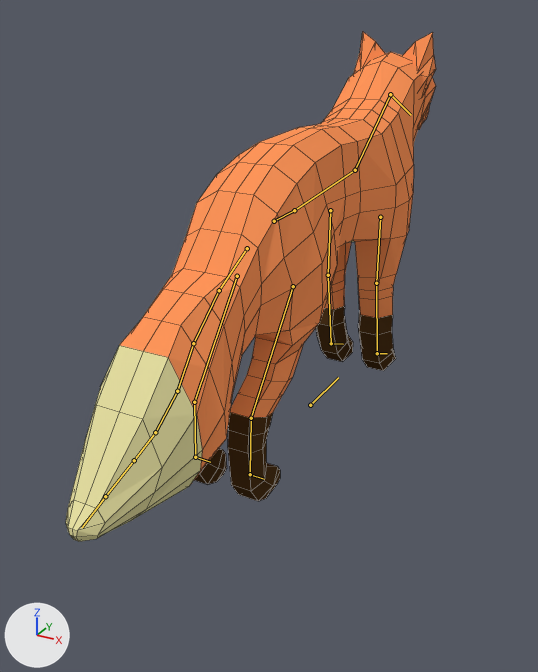
A saved change to the Blender file Assets/Models/Entities/fox.blend.
Rendered twice from a 50 mm lens placed at (4.05, -8.6, 5.25), pointed at (-0.11, -1.04, 1.47). The axes (+X, +Y, +Z) are drawn at lower left. The lights are the same throughout. The bones that bend it are drawn over the model as lines. Mesh edges are drawn as thin lines.

Objects in the first picture: 'Fox'.
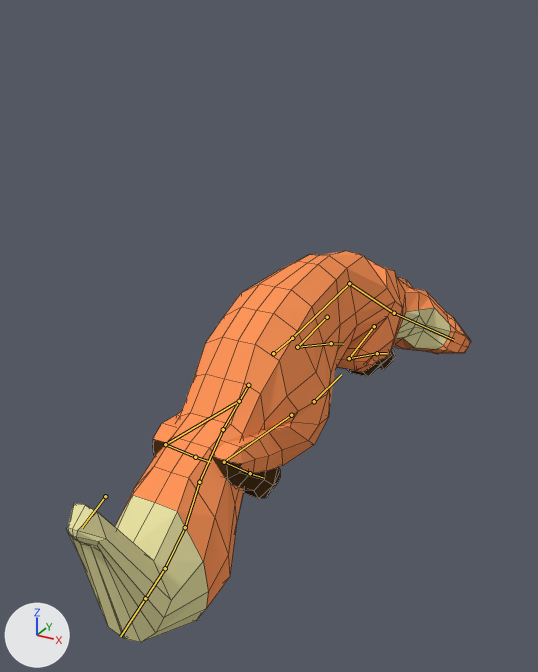
The newer file adds an action. The first version stands in its rest pose; the second is drawn at frame 48 of the action 'Depleted'.

Location of each change, (x1, y1, x2, y2) in pixels of the pictures (538 x 672 px):
```json
{"object": "Fox", "change": "posed", "before": [65, 32, 436, 541], "after": [67, 251, 471, 642], "on screen": "9% wider, 23% shorter"}
{"bone": "Spine", "before": "(294, 210) to (355, 170)", "after": "(292, 338) to (349, 283)"}
{"bone": "Neck", "before": "(355, 170) to (390, 94)", "after": "(349, 283) to (394, 313)"}
{"bone": "Head", "before": "(390, 94) to (411, 115)", "after": "(394, 313) to (454, 340)"}
{"bone": "Pelvis", "before": "(274, 221) to (294, 210)", "after": "(273, 353) to (292, 338)"}
```

The change, as JSON lines over the scene's bpy script:
```json
{"block": "bone_spine", "where": "bone_spine = bpy.data.objects['Armature'].pose.bones['Spine']  # child of 'Bone'"}
{"op": "set", "path": "bone_spine.location", "old": "(0.0, 0.0, 0.0)", "new": "(0.0, -0.15, 1.7)"}
{"block": "bone_neck", "where": "bone_neck = bpy.data.objects['Armature'].pose.bones['Neck']  # child of 'Spine'"}
{"op": "set", "path": "bone_neck.rotation_quaternion", "old": "(1.0, 0.0, 0.0, 0.0)", "new": "(0.583, 0.487, -0.571, -0.31)", "note": "degrees (0, 0, 0) -> degrees (98, -21, -80)"}
{"block": "bone_head", "where": "bone_head = bpy.data.objects['Armature'].pose.bones['Head']  # child of 'Neck'"}
{"op": "set", "path": "bone_head.rotation_quaternion", "old": "(1.0, 0.0, 0.0, 0.0)", "new": "(0.991, 0.076, 0.109, 0.014)", "note": "degrees (0, 0, 0) -> degrees (9, 12, 3)"}
{"block": "bone_pelvis", "where": "bone_pelvis = bpy.data.objects['Armature'].pose.bones['Pelvis']  # child of 'Bone'"}
{"op": "set", "path": "bone_pelvis.location", "old": "(0.0, 0.0, 0.0)", "new": "(0.0, -0.03, -1.7)"}
```
